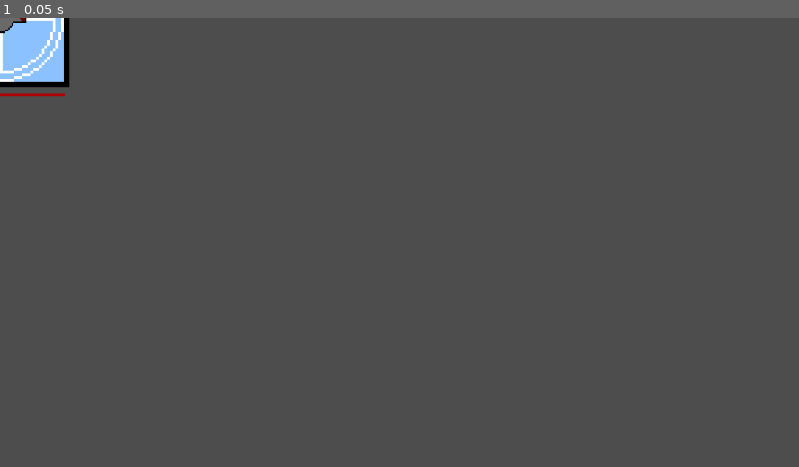
Above: before the commit, frame 1.
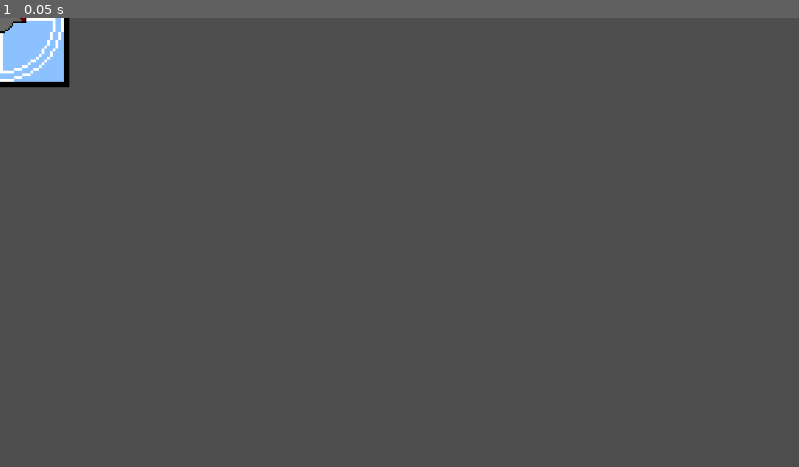
Above: after the commit, the same moment.

Repository: dwlee0802/BusinessTD
Game: Godot game, scene res://Scenes/HQ.tscn
Same seed, same stepped clock (60 frames per second), same inputs: the game is played once before the commit and once after it. This scene is started directly instead of the project's main scene.
Inputs:
- Up to frame 1 (0.05 s): no input

The runs differ from the first frame. In frame 1, less than 0.1% of the frame differs, in the area x 0-9%, y 16-18%.
Error before the commit: Invalid access to property or key 'game_ended' on a base object of type 'Window'. (res://Scenes/turret.gd:71)
Error after the commit: Invalid access to property or key 'game_ended' on a base object of type 'Window'. (res://Scenes/turret.gd:72)

Commit message:
Fixed repairs. Need to look into making the health bar update smoothly later.

Diff:
--- a/Scenes/mining_drill.gd
+++ b/Scenes/mining_drill.gd
@@ -14,6 +14,7 @@
 var placedTile
 
 static var repairCost: int = 3
+var repairHolder: float = 1
 static var upkeep: int = 10
 var upkeepHolder: float = 0
 
@@ -45,12 +46,17 @@
 
 		queue_free()
 
-	if hitPoints < maxHitPoints:
-		hitPoints += 5 * delta
-		game.operationFunds -= delta * repairCost * 5
+	repairHolder += delta
+	if repairHolder > 1:
+		if hitPoints < maxHitPoints:
+			hitPoints += 10
+			game.operationFunds -= repairCost * 10
+		else:
+			hitPoints = maxHitPoints
+		repairHolder = 0
 
-	if healthBar.scale.x > healthBarSize * hitPoints / maxHitPoints:
-		healthBar.scale.x -= delta * 140
+
+	healthBar.scale.x = healthBarSize * hitPoints / maxHitPoints
 
 	if buildTime > 0:
 		buildTime -= delta
--- a/Scenes/network_tower.gd
+++ b/Scenes/network_tower.gd
@@ -4,12 +4,14 @@
 
 var type: int = 3
 
-var hitPoints: int = 250
+var hitPoints: float = 250
 var maxHitPoints: int = 250
 
 static var repairCost: int = 3
 static var upkeep: int = 3
 var upkeepHolder: float = 0
+
+var repairHolder: float = 0
 
 var game
 
@@ -55,12 +57,16 @@
 
 		queue_free()
 
-	if hitPoints < maxHitPoints:
-		hitPoints += 5 * delta
-		game.operationFunds -= delta * repairCost * 5
+	repairHolder += delta
+	if repairHolder > 1:
+		if hitPoints < maxHitPoints:
+			hitPoints += 10
+			game.operationFunds -= repairCost * 10
+		else:
+			hitPoints = maxHitPoints
+		repairHolder = 0
 
-	if healthBar.scale.x > healthBarSize * hitPoints / maxHitPoints:
-		healthBar.scale.x -= delta * 140
+	healthBar.scale.x = healthBarSize * hitPoints / maxHitPoints
 
 	if buildTime > 0:
 		buildTime -= delta
--- a/Scenes/turret.gd
+++ b/Scenes/turret.gd
@@ -32,6 +32,7 @@
 var upkeepHigh = [3, 5, 2]
 
 static var repairCost: int = 3
+var repairHolder: float = 1
 
 var upkeepHolder: float = 0
 
@@ -93,12 +94,16 @@
 
 		queue_free()
 
-	if hitPoints < maxHitPoints:
-		hitPoints += 5 * delta
-		game.operationFunds -= delta * repairCost * 5
-
-	if healthBar.scale.x > healthBarSize * hitPoints / maxHitPoints:
-		healthBar.scale.x -= delta * 140
+	repairHolder += delta
+	if repairHolder > 1:
+		if hitPoints < maxHitPoints:
+			hitPoints += 10
+			game.operationFunds -= repairCost * 10
+		else:
+			hitPoints = maxHitPoints
+		repairHolder = 0
+
+	healthBar.scale.x = healthBarSize * hitPoints / maxHitPoints
 
 	if buildTime > 0:
 		buildTime -= delta
